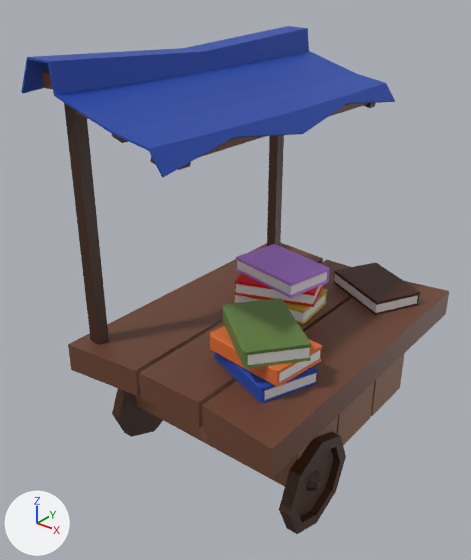
Renders of the FBX model Wicked Winds/Assets/Assets/3D/WorldElements/puestoLibros4.fbx from each side of a commit.
Rendered twice from a 50 mm lens placed at (12.8, -17.0, 18.1), pointed at (-1.0, 0.3, 7.4). The axes (+X, +Y, +Z) are drawn at lower left. The lights are the same throughout. Where no turn or scale is listed for an object, it has been applied to the vertices.

The older version as bpy lines, for what is in view:
```python
me_cube_661 = bpy.data.meshes.new('Cube.661')
me_cube_661.from_pydata(...)  # 56 vertices, 51 faces; spans x -1.69..1.69, y -1.31..1.18, z -0.3..0.3
me_cube_661.materials.append(mat_material_006)  # orange #de6c31
me_cube_672 = bpy.data.meshes.new('Cube.672')
me_cube_672.from_pydata([(1.81, 0.17, -0.21), (1.81, 0.17, 0.18), (-1.81, -0.14, 0.18), (-0.87, 1.59, 0.18), (0.9, -1.58, 0.18), (0.9, -1.58, -0.21), (-1.81, -0.14, -0.21), (-0.87, 1.59, -0.21)], [], [(6, 2, 3, 7), (5, 4, 2, 6), (0, 1, 4, 5)])
me_plane_001 = bpy.data.meshes.new('Plane.001')
me_plane_001.from_pydata(...)  # 90 vertices, 88 faces; spans x -2.99..2.85, y -6.64..6.64, z -2.28..0.4
me_plane_001.materials.append(mat_material_004)  # blue #1d47ab
ob_cube_9108 = bpy.data.objects.new('Cube.9108', me_cube_661)
ob_cube_9108.location = (2.0, -1.82, 6.63)
ob_cube_9119 = bpy.data.objects.new('Cube.9119', me_cube_672)
ob_cube_9119.location = (2.2, 5.56, 6.0)
ob_plane_1801 = bpy.data.objects.new('Plane.1801', me_plane_001)
ob_plane_1801.location = (-1.75, 1.37, 15.26)
# also in view: 'Circle.231' at (0.0, -1.7, 1.9); 'Cube.9117' at (-0.4, 2.4, 7.2); 'Cube.9106' at (2.0, -1.9, 6.0); 'Cube.9099' at (0.0, 1.4, 5.2); 'Cube.9115' at (-0.4, 2.4, 6.6)
```
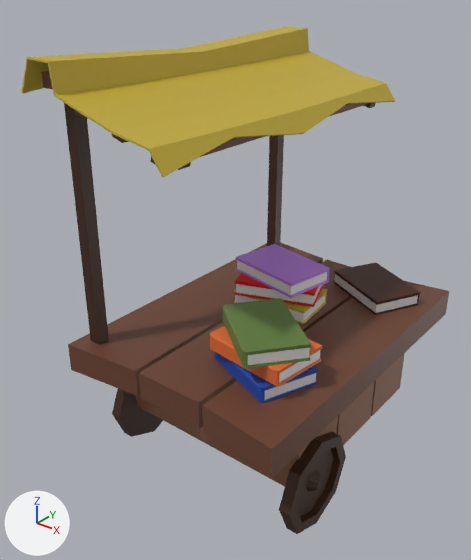
Changed parts and their boxes [x1, y1, x2, y2] in the pictures (471 x 560 px):
'Plane.1801', recoloured (blue to yellow)
    both: [21, 26, 395, 178]

Edits to the bpy script that builds the scene:
```text
Change me_plane_001:
    where me_plane_001.from_pydata(...)  # 90 vertices, 88 faces; spans x -2.99..2.85, y -6.64..6.64, z -2.28..0.4
    remove me_plane_001.materials.append(mat_material_004)  # blue #1d47ab
    add me_plane_001.materials.append(mat_material_007)  # yellow #c4ac36
```
